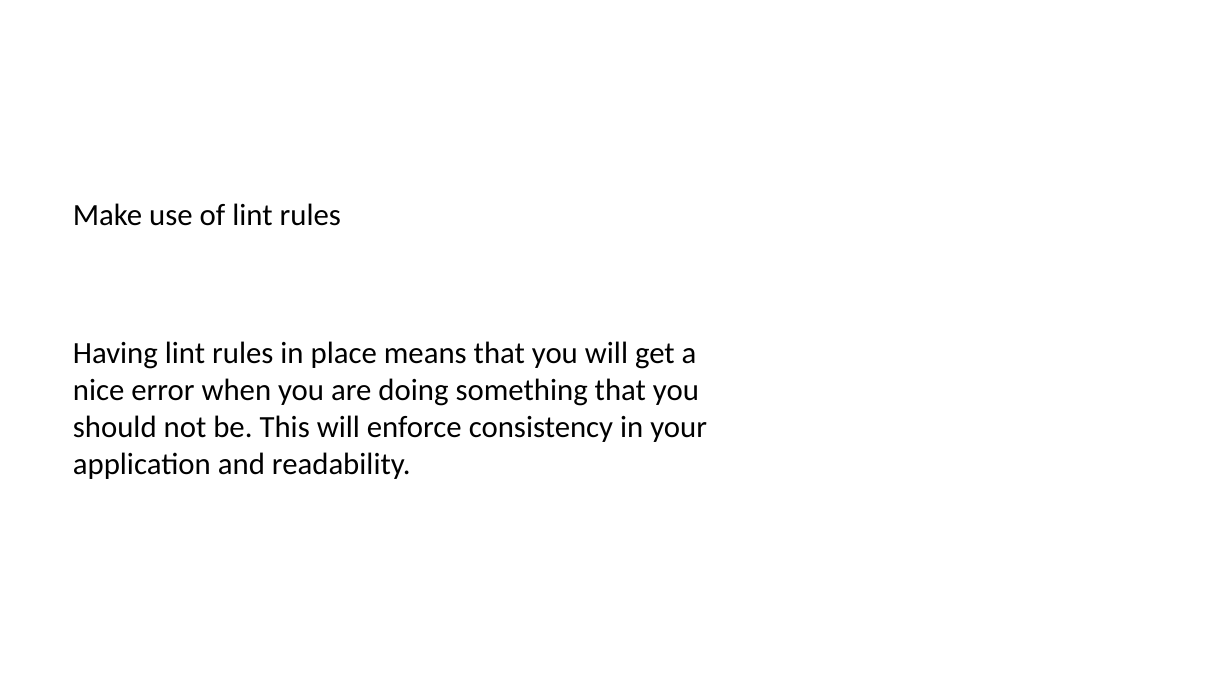
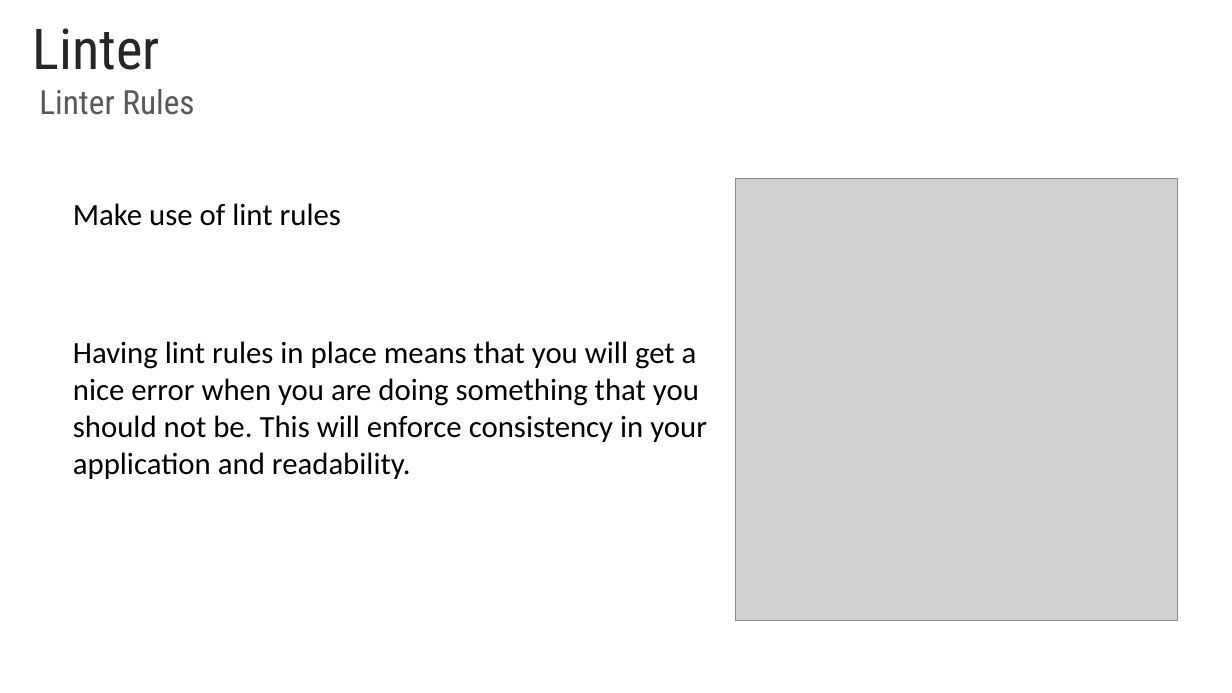
Before and after one commit to rached193/AngularWorkshop-20181116, a slide deck: slide 7 of 01_best_practices/01_best_practices.pptx (slide 5 before the commit). Drawn at 1232x693 pixels with LibreOffice and Linux fonts; fonts in the diff are those of the drawing; grey boxes stand for pictures; background and template pictures are left out. Boxes give left, top, right and bottom in pixels: in the first picture for what was removed or moved away, otherwise in the second. Text is boxed around its words. In the diff, an @@ line names an element or a change of style, - is before the commit and + after.

```diff
--- a/01_best_practices/01_best_practices.pptx
+++ b/01_best_practices/01_best_practices.pptx
@@ title added at bbox=[33, 28, 160, 70], 44 pt, text #262626 @@
+Linter
@@ text added at bbox=[39, 89, 194, 115], 26 pt, text #595959 @@
+Linter Rules
@@ picture added at bbox=[736, 178, 1178, 621] @@
```
Also in this commit, not shown: 6 other slides changed, 6 slides added, 4 slides removed.
